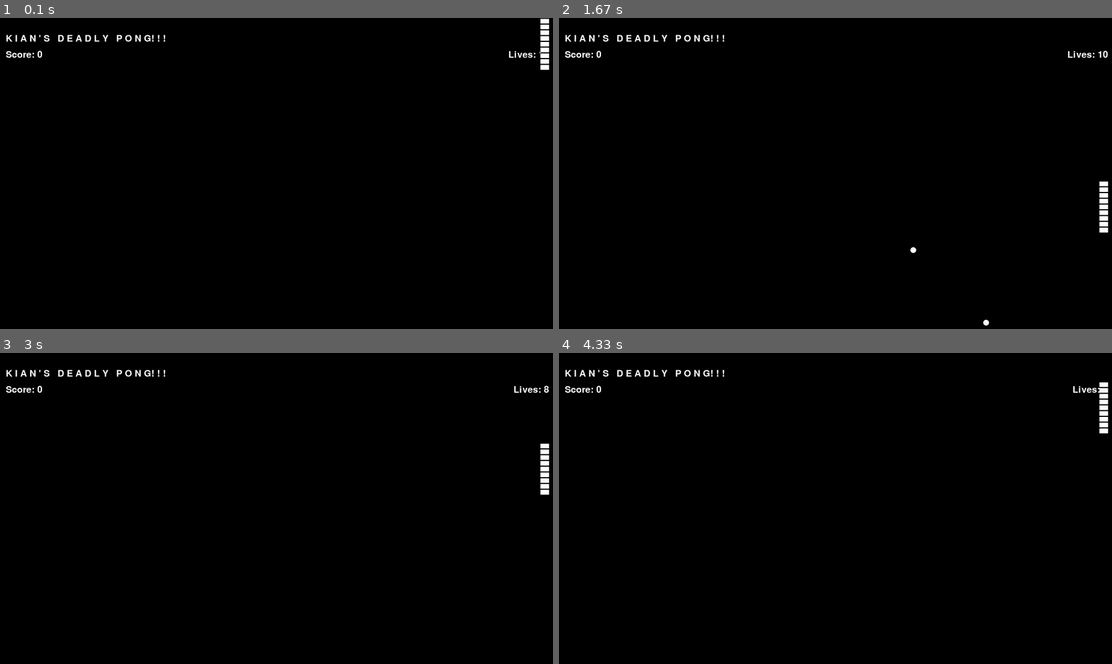
Above: before the commit, frames 1-4 (two rows, left to right).
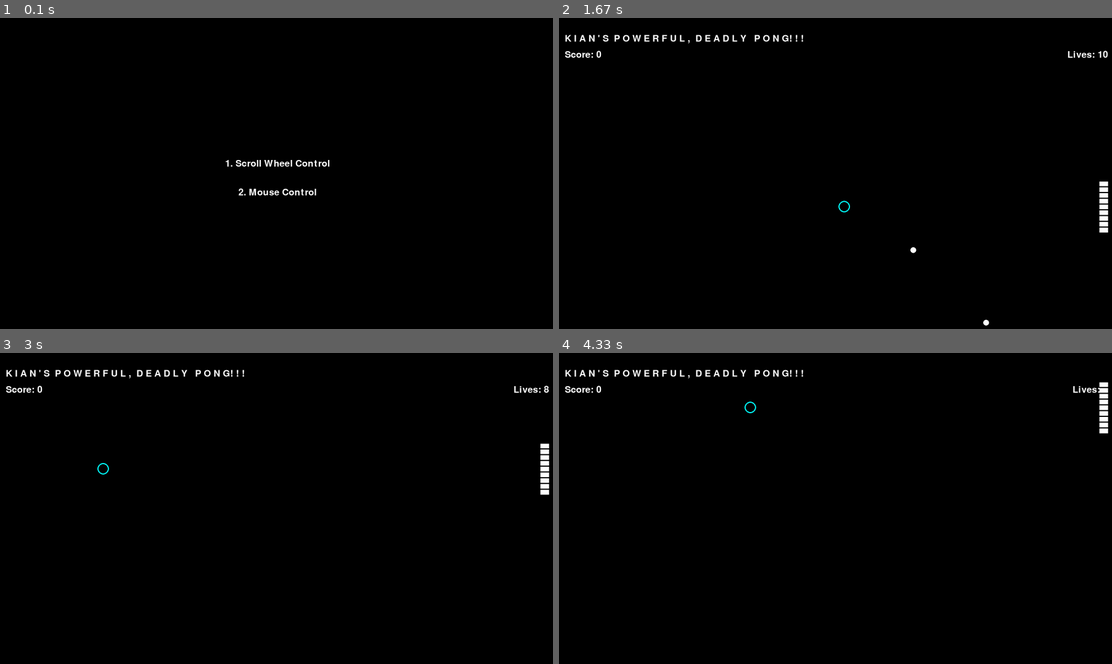
Above: after the commit, the same moments.

Repository: thundergore/pygame_test
Game: pygame game, started from pong.py
Two runs of this game, one before a commit and one after it. Both use one fixed random seed, a clock stepped at 60 frames per second and the inputs below.
Inputs (mouse positions are in pixels of both pictures, inside the frame that each line leads up to):
- Up to frame 1 (0.1 s): no input
- Up to frame 2 (1.67 s): tap 2 at 0.33 s; click (890, 241) at 0.72 s; tap Space at 1.07, 1.37 s; click (918, 64) at 1.08 s; right-click (846, 207) at 1.6 s
- Up to frame 3 (3 s): click (259, 455) at 1.93 s; click (188, 405) at 2.27 s; click (66, 440) at 2.6 s; click (105, 468) at 2.93 s
- Up to frame 4 (4.33 s): click (962, 430) at 3.27 s; click (675, 489) at 3.6 s; click (984, 542) at 3.93 s; click (752, 405) at 4.27 s

The runs differ from the first frame. In frame 1, 1.1% of the frame differs, in the area x 1-100%, y 0-58%; in frame 2, 0.4%; in frame 3, 0.4%; in frame 4, 0.4%.

Commit message:
Update pong.py

Diff:
--- a/pong.py
+++ b/pong.py
@@ -2,6 +2,7 @@
 import sys
 import os
 import json
+import random
 
 # Initialize Pygame and mixer
 pygame.init()
@@ -11,10 +12,17 @@
 WIDTH, HEIGHT = 1920, 1080
 PADDLE_WIDTH, PADDLE_HEIGHT = 30, 180
 BALL_RADIUS = 14
+POWERUP_SIZE = 30
+NET_SIZE = 40
 # Colors
 WHITE = (255, 255, 255)
 BLACK = (0, 0, 0)
 RED = (255, 0, 0)
+GREEN = (0, 255, 0)
+BLUE = (0, 0, 255)
+YELLOW = (255, 255, 0)
+CYAN = (0, 255, 255)
+ORANGE = (255, 165, 0)
 
 # Set up the display
 screen = pygame.display.set_mode((WIDTH, HEIGHT))
@@ -26,13 +34,17 @@
 
 # ASCII Art for the name "Kian"
 ascii_kian = """
-K I A N ' S   D E A D L Y   P O N G! ! !
+K I A N ' S  P O W E R F U L ,  D E A D L Y   P O N G! ! !
 """
 
 # Load sounds
-hit_sound = pygame.mixer.Sound("hit_sound.wav")
-score_sound = pygame.mixer.Sound("score_sound.wav")
-game_over_sound = pygame.mixer.Sound("game_over_sound.wav")
+hit_sound = pygame.mixer.Sound("sound/hit_sound.wav")
+score_sound = pygame.mixer.Sound("sound/score_sound.wav")
+game_over_sound = pygame.mixer.Sound("sound/game_over_sound.wav")
+powerup_spawn_sound = pygame.mixer.Sound("sound/powerup_spawn.wav")
+powerup_claim_sound = pygame.mixer.Sound("sound/powerup_claim.wav")
+explosion_sound = pygame.mixer.Sound("sound/explosion_sound.wav")
+laser_sound = pygame.mixer.Sound("sound/laser_sound.wav")
 
 # Load background music
 pygame.mixer.music.load("background_music.wav")
@@ -40,6 +52,9 @@
 
 # Leaderboard file path
 LEADERBOARD_FILE = "leaderboard.json"
+
+# Power-up types
+POWERUPS = ["Rocket", "Explosion", "Double Ball", "Slowdown", "Bouncewall"]
 
 # Create paddle texture
 def create_paddle_texture(width, height):
@@ -68,11 +83,26 @@
 
     return ball_surface
 
+# Create power-up texture
+def create_powerup_texture(size):
+    powerup_surface = pygame.Surface((size, size))
+    powerup_surface.fill(YELLOW)
+    pygame.draw.rect(powerup_surface, BLACK, powerup_surface.get_rect(), 4)
+    return powerup_surface
+
+# Create net texture
+def create_net_texture(size):
+    net_surface = pygame.Surface((size, size), pygame.SRCALPHA)
+    pygame.draw.circle(net_surface, CYAN, (size // 2, size // 2), size // 2, 4)
+    return net_surface
+
 # Load assets function
 def load_assets():
-    global paddle_texture, ball_texture
+    global paddle_texture, ball_texture, powerup_texture, net_texture
     paddle_texture = create_paddle_texture(PADDLE_WIDTH, PADDLE_HEIGHT)
     ball_texture = create_ball_texture(BALL_RADIUS)
+    powerup_texture = create_powerup_texture(POWERUP_SIZE)
+    net_texture = create_net_texture(NET_SIZE)
 
 # Render ASCII art
 def render_ascii_art():
@@ -97,6 +127,19 @@
 score = 0
 lives = 10
 
+# Power-up settings
+powerups = []
+active_powerups = []
+stored_powerups = []
+
+# Control method
+control_method = None
+
+# Power-up timers
+bouncewall_timer = 0
+slowdown_timer = 0
+powerup_active = None
+
 def add_ball():
     # New ball at the center with random initial direction
     ball_speed_x, ball_speed_y = 14, 14
@@ -106,12 +149,15 @@
 # Initially start with one ball - optional
 # add_ball()
 
-def move_paddle():
+def move_paddle_scroll(scroll_amount):
+    paddle.y += scroll_amount * paddle_speed
+    paddle.clamp_ip(screen.get_rect())  # Keep the paddle within the screen boundaries
+
+def move_paddle_mouse():
     mouse_y = pygame.mouse.get_pos()[1]
     paddle.y = mouse_y - PADDLE_HEIGHT // 2
     paddle.clamp_ip(screen.get_rect())  # Keep the paddle within the screen boundaries
 
-# Modify the existing functions to include sound effects
 def move_balls():
     global lives, score
     for ball in balls[:]:
@@ -129,12 +175,150 @@
             offset = (ball["rect"].centery - paddle.centery) / (PADDLE_HEIGHT // 2)
             ball["speed_y"] += offset * 10
             hit_sound.play()
+            # Chance to spawn power-up
+            if random.random() < 0.2:
+                spawn_powerup()
         if ball["rect"].right >= WIDTH:
             balls.remove(ball)
             lives -= 1
             hit_sound.play()
             if lives <= 0:
                 game_over_sound.play()
+
+def move_powerups():
+    for powerup in powerups[:]:
+        powerup["rect"].y += 7  # Powerup falling speed
+        if powerup["rect"].top > HEIGHT:
+            powerups.remove(powerup)
+
+def animate_powerup(powerup):
+    if "animation" not in powerup:
+        powerup["animation"] = {
+            "scale": 1,
+            "direction": 1
+        }
+
+    scale = powerup["animation"]["scale"]
+    direction = powerup["animation"]["direction"]
+
+    if scale >= 1.2:
+        direction = -1
+    elif scale <= 1:
+        direction = 1
+
+    scale += direction * 0.02
+    powerup["animation"]["scale"] = scale
+    powerup["animation"]["direction"] = direction
+
+    return pygame.transform.scale(powerup_texture, (int(POWERUP_SIZE * scale), int(POWERUP_SIZE * scale)))
+
+def spawn_powerup():
+    powerup_type = random.choice(POWERUPS)
+    new_powerup = {
+        "type": powerup_type,
+        "rect": pygame.Rect(random.randint(0, WIDTH - POWERUP_SIZE), 0, POWERUP_SIZE, POWERUP_SIZE)
+    }
+    powerups.append(new_powerup)
+    powerup_spawn_sound.play()
+
+def claim_powerup(mouse_pos):
+    for powerup in powerups:
+        if powerup["rect"].collidepoint(mouse_pos):
+            if len(stored_powerups) < 2:
+                stored_powerups.append(powerup["type"])
+                powerup_claim_sound.play()
+            powerups.remove(powerup)
+            break
+
+def use_powerup():
+    if stored_powerups:
+        active_powerup = stored_powerups.pop(0)
+        if active_powerup == "Rocket":
+            rocket_powerup()
+        elif active_powerup == "Explosion":
+            explosion_powerup()
+        elif active_powerup == "Double Ball":
+            double_ball_powerup()
+        elif active_powerup == "Slowdown":
+            slowdown_powerup()
+        elif active_powerup == "Bouncewall":
+            bouncewall_powerup()
+
+def rocket_powerup():
+    global balls, score
+    laser_sound.play()
+
+    # Draw laser beam animation
+    beam_height = 20
+    beam_color1 = YELLOW
+    beam_color2 = BLUE
+    for _ in range(30):  # 30 frames for the animation
+        screen.fill(BLACK)
+        y_offset = render_ascii_art()
+        draw_game_elements(y_offset)
+        pygame.draw.rect(screen, beam_color1, (0, paddle.centery - beam_height // 2, WIDTH, beam_height))
+        pygame.draw.rect(screen, beam_color2, (0, paddle.centery - beam_height // 2, WIDTH, beam_height), 5)
+        pygame.display.flip()
+        pygame.time.delay(50)
+        beam_color1, beam_color2 = beam_color2, beam_color1
+
+    # Remove balls hit by the laser
+    for ball in balls[:]:
+        if paddle.top <= ball["rect"].centery <= paddle.bottom:
+            score += 1
+            balls.remove(ball)
+
+def explosion_powerup():
+    global balls, score
+    explosion_sound.play()
+    score += len(balls)
+    balls = []
+    explosion_animation()
+
+def explosion_animation():
+    explosion_duration = 30
+    for i in range(explosion_duration):
+        screen.fill(RED if i % 2 == 0 else ORANGE)
+        pygame.display.flip()
+        pygame.time.delay(100)  # Slower flashing with 100ms delay
+
+def double_ball_powerup():
+    new_balls = []
+    for ball in balls:
+        new_ball = ball["rect"].copy()
+        new_balls.append({"rect": new_ball, "speed_x": -ball["speed_x"], "speed_y": -ball["speed_y"]})
+    balls.extend(new_balls)
+
+def slowdown_powerup():
+    global slowdown_timer, powerup_active
+    for ball in balls:
+        ball["speed_x"] /= 2
+        ball["speed_y"] /= 2
+    slowdown_timer = 10  # 10 seconds
+    powerup_active = "Slowdown"
+    pygame.time.set_timer(pygame.USEREVENT, 10000)  # Reset after 10 seconds
+
+def bouncewall_powerup():
+    global PADDLE_HEIGHT, paddle, bouncewall_timer, powerup_active
+    PADDLE_HEIGHT = HEIGHT
+    paddle = pygame.Rect(paddle.x, 0, PADDLE_WIDTH, HEIGHT)
+    bouncewall_timer = 10  # 10 seconds
+    powerup_active = "Bouncewall"
+    pygame.time.set_timer(pygame.USEREVENT + 1, 10000)  # Reset after 10 seconds
+
+def reset_speeds():
+    global powerup_active
+    for ball in balls:
+        ball["speed_x"] *= 2
+        ball["speed_y"] *= 2
+    powerup_active = None
+
+def reset_paddle():
+    global PADDLE_HEIGHT, paddle, powerup_active
+    PADDLE_HEIGHT = 180
+    paddle.height = PADDLE_HEIGHT
+    paddle.y = HEIGHT // 2 - PADDLE_HEIGHT // 2
+    powerup_active = None
 
 def draw(y_offset):
     screen.fill(BLACK)
@@ -148,7 +332,48 @@
     screen.blit(paddle_texture, paddle.topleft)
     for ball in balls:
         screen.blit(ball_texture, ball["rect"].topleft)
+    for powerup in powerups:
+        animated_texture = animate_powerup(powerup)
+        screen.blit(animated_texture, (powerup["rect"].x, powerup["rect"].y, animated_texture.get_width(), animated_texture.get_height()))
+    draw_stored_powerups(y_offset + 60)
+    draw_net()
+
+    # Display countdown timer for active power-up
+    if powerup_active:
+        if powerup_active == "Bouncewall":
+            timer_text = f"Bouncewall: {bouncewall_timer} seconds"
+        elif powerup_active == "Slowdown":
+            timer_text = f"Slowdown: {slowdown_timer} seconds"
+        timer_surface = font.render(timer_text, True, WHITE)
+        screen.blit(timer_surface, (WIDTH // 2 - timer_surface.get_width() // 2, y_offset + 80))
+
     pygame.display.flip()
+
+def draw_game_elements(y_offset):
+    score_text = f"Score: {score}"
+    score_surface = font.render(score_text, True, WHITE)
+    screen.blit(score_surface, (20, y_offset + 20))
+    lives_text = f"Lives: {lives}"
+    lives_surface = font.render(lives_text, True, WHITE)
+    screen.blit(lives_surface, (WIDTH - lives_surface.get_width() - 20, y_offset + 20))
+    screen.blit(paddle_texture, paddle.topleft)
+    for ball in balls:
+        screen.blit(ball_texture, ball["rect"].topleft)
+    for powerup in powerups:
+        animated_texture = animate_powerup(powerup)
+        screen.blit(animated_texture, (powerup["rect"].x, powerup["rect"].y, animated_texture.get_width(), animated_texture.get_height()))
+    draw_stored_powerups(y_offset + 60)
+    draw_net()
+
+def draw_stored_powerups(y_offset):
+    for i, powerup in enumerate(stored_powerups):
+        powerup_text = f"[{powerup}]"
+        powerup_surface = font.render(powerup_text, True, WHITE)
+        screen.blit(powerup_surface, (20 + i * 200, y_offset))
+
+def draw_net():
+    mouse_pos = pygame.mouse.get_pos()
+    screen.blit(net_texture, (mouse_pos[0] - NET_SIZE // 2, mouse_pos[1] - NET_SIZE // 2))
 
 def load_leaderboard():
     if os.path.exists(LEADERBOARD_FILE) and os.path.getsize(LEADERBOARD_FILE) > 0:
@@ -250,16 +475,55 @@
 
     pygame.display.flip()
 
+def control_selection_screen():
+    screen.fill(BLACK)
+    option_1 = "1. Scroll Wheel Control"
+    option_2 = "2. Mouse Control"
+    option_1_surface = font.render(option_1, True, WHITE)
+    option_2_surface = font.render(option_2, True, WHITE)
+    screen.blit(option_1_surface, (WIDTH // 2 - option_1_surface.get_width() // 2, HEIGHT // 2 - 50))
+    screen.blit(option_2_surface, (WIDTH // 2 - option_2_surface.get_width() // 2, HEIGHT // 2 + 50))
+    pygame.display.flip()
+
+def select_control_method():
+    global control_method
+    control_selected = False
+    while not control_selected:
+        for event in pygame.event.get():
+            if event.type == pygame.QUIT:
+                pygame.quit()
+                sys.exit()
+            elif event.type == pygame.KEYDOWN:
+                if event.key == pygame.K_1:
+                    control_method = "scroll"
+                    control_selected = True
+                elif event.key == pygame.K_2:
+                    control_method = "mouse"
+                    control_selected = True
+
 # Load assets at the start of the game
 load_assets()
+
+# Display control selection screen
+control_selection_screen()
+select_control_method()
 
 # Game loop
 running = True
 game_over = False
 name_captured = False
 clock = pygame.time.Clock()
+last_update = pygame.time.get_ticks()
 
 while running:
+    current_time = pygame.time.get_ticks()
+    if current_time - last_update >= 1000:  # 1 second has passed
+        if bouncewall_timer > 0:
+            bouncewall_timer -= 1
+        if slowdown_timer > 0:
+            slowdown_timer -= 1
+        last_update = current_time
+
     for event in pygame.event.get():
         if event.type == pygame.QUIT:
             pygame.quit()
@@ -273,16 +537,31 @@
                 score = 0
                 lives = 10
                 balls.clear()
+                powerups.clear()
+                stored_powerups.clear()
                 add_ball()
             elif event.key == pygame.K_l and game_over:
                 display_leaderboard()
+        elif event.type == pygame.MOUSEWHEEL and control_method == "scroll" and not game_over:
+            move_paddle_scroll(event.y)
+        elif event.type == pygame.MOUSEBUTTONDOWN:
+            if event.button == 1 and not game_over:
+                claim_powerup(event.pos)
+            elif event.button == 3 and not game_over:
+                use_powerup()
+        elif event.type == pygame.USEREVENT:
+            reset_speeds()
+        elif event.type == pygame.USEREVENT + 1:
+            reset_paddle()
 
     if game_over and not name_captured:
         game_over_screen()
         name_captured = True
     elif not game_over:
-        move_paddle()
+        if control_method == "mouse":
+            move_paddle_mouse()
         move_balls()
+        move_powerups()
         if lives <= 0:
             game_over = True
         draw(20)
